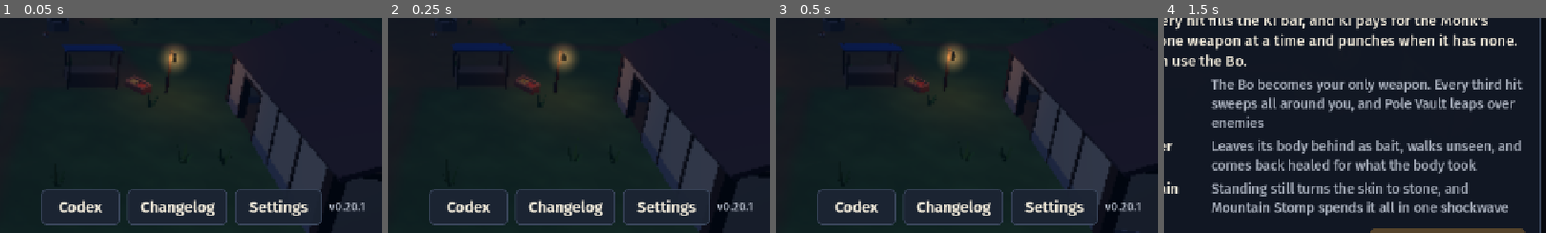
Above: before the commit, frames 1-4 (left to right).
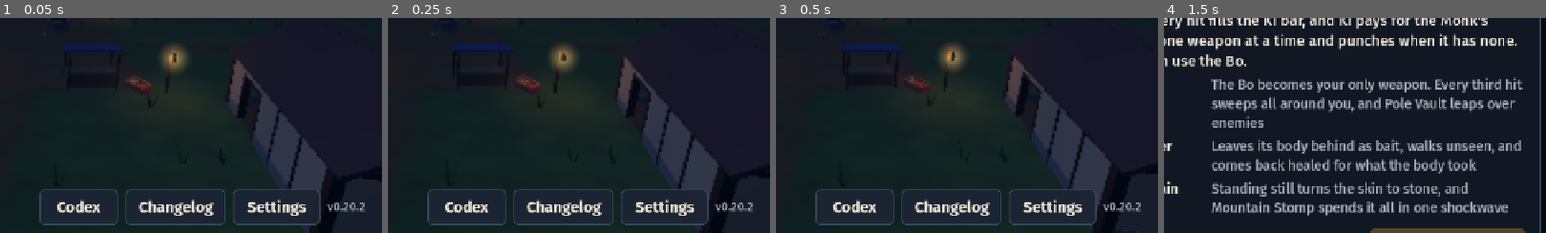
Above: after the commit, the same moments.

Repository: Polaryti/botti-last-stand
Game: Godot game, scene res://scenes/main.tscn
Same seed, same stepped clock (60 frames per second), same inputs: the game is played once before the commit and once after it.
Inputs (mouse positions are % of the whole screen's width and height, from its top left):
- Up to frame 1 (0.05 s): no input
- Up to frame 2 (0.25 s): no input
- Up to frame 3 (0.5 s): no input
- Up to frame 4 (1.5 s): click (86, 8) at 0.52 s; click "Classes" at 1.25 s
The pictures show only the part of the screen within x 47-97%, y 48-98%; the shares and areas given below are measured in that part.

The runs differ from the first frame. In frame 1, 2.8% of the frame differs, in the area x 10-96%, y 79-97%; in frame 2, 2.8%; in frame 3, 2.8%; in frame 4, nothing differs.

Commit message:
Version 0.20.2
No changes to the game: a version to try the in-game update from 0.20.1.

Co-Authored-By: Claude Opus 5.5 <noreply@anthropic.com>
Claude-Session: https://claude.ai/code/session_01P15f91vZw5MWq34eF7AJoA

Diff:
--- a/project.godot
+++ b/project.godot
@@ -12,7 +12,7 @@
 
 config/name="Botti's Last Stand"
 config/description="Low-poly medieval zombie survival for phones."
-config/version="0.20.1"
+config/version="0.20.2"
 run/main_scene="res://scenes/main.tscn"
 config/features=PackedStringArray("4.7", "GL Compatibility")
 boot_splash/bg_color=Color(0.035, 0.05, 0.1, 1)
Not shown, changed: export_presets.cfg
Not shown, changed: CHANGELOG.md
